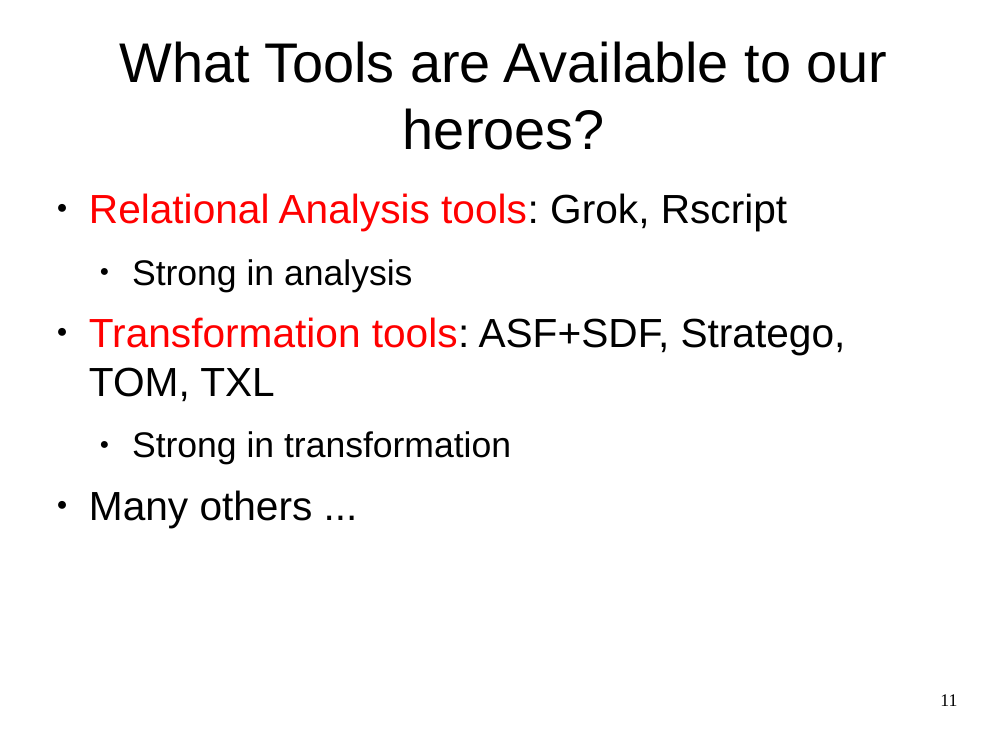
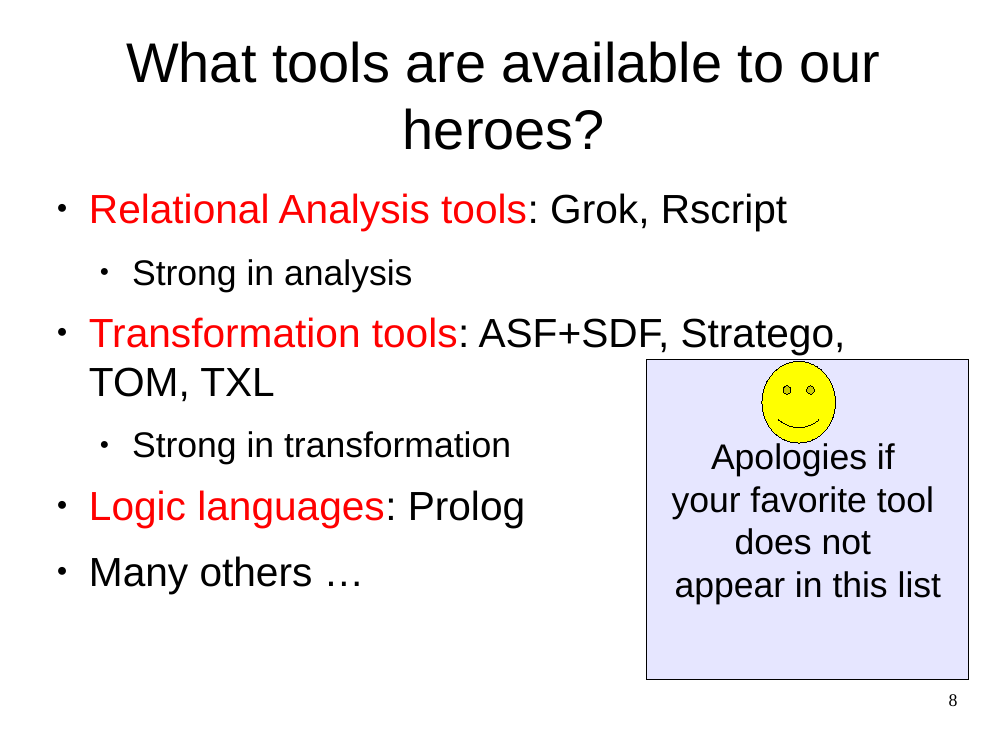
Before and after one commit to cwi-swat/meta-environment, a slide deck: slide 8 of meta-doc/analysis/rascal-slides/rascal-bergen.odp (slide 11 before the commit). Drawn at 1008x756 pixels with LibreOffice and Linux fonts; fonts in the diff are those of the drawing; background and template pictures are left out. Boxes give left, top, right and bottom in pixels: in the first picture for what was removed or moved away, otherwise in the second. Text is boxed around its words. In the diff, an @@ line names an element or a change of style, - is before the commit and + after.

```diff
--- a/meta-doc/analysis/rascal-slides/rascal-bergen.odp
+++ b/meta-doc/analysis/rascal-slides/rascal-bergen.odp
@@ title at <box>126,41,881,150</box>: text changed @@
-What Tools are Available to our heroes?
+What tools are available to our heroes?
@@ rectangle added at <box>648,359,970,680</box>, fill #E6E6FF, outline #000000 0 pt, 28 pt, text #000000 @@
+Apologies if
+your favorite tool
+does not
+appear in this list
@@ smiley face added at <box>762,361,836,443</box>, fill #FFFF00, outline #000000 0 pt @@
@@ text at <box>89,490,525,594</box>: text changed @@
-● Many others ...
+● Logic languages: Prolog
+● Many others …
@@ page number at <box>949,694,958,706</box>: text changed @@
-11
+8
```
Also in this commit, not shown: 9 other slides changed, 15 slides added, 64 slides removed, 1 other file.
